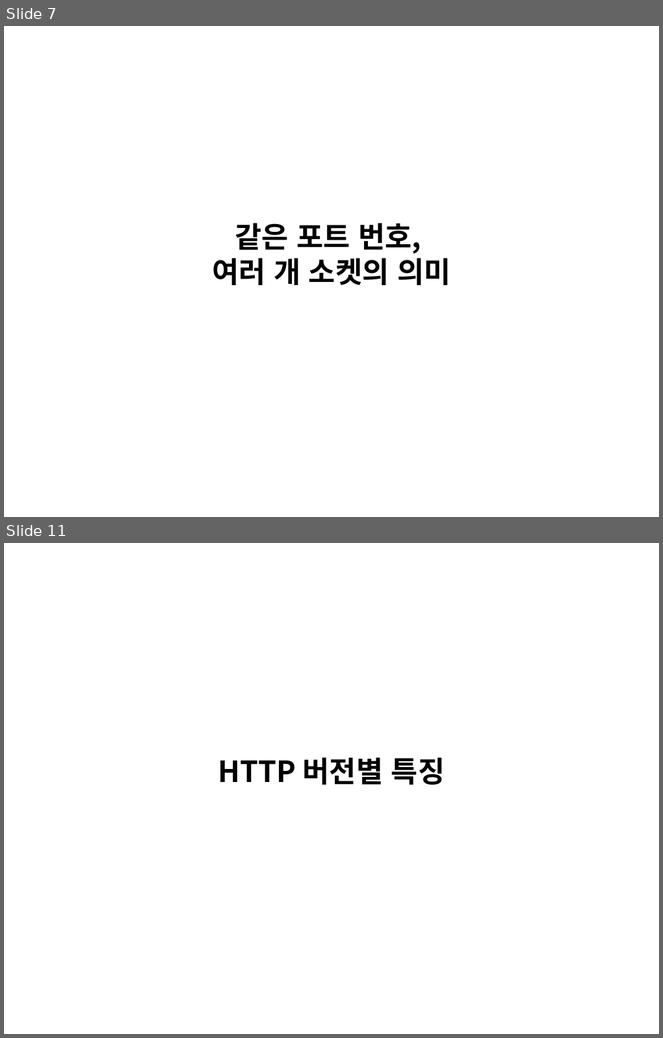
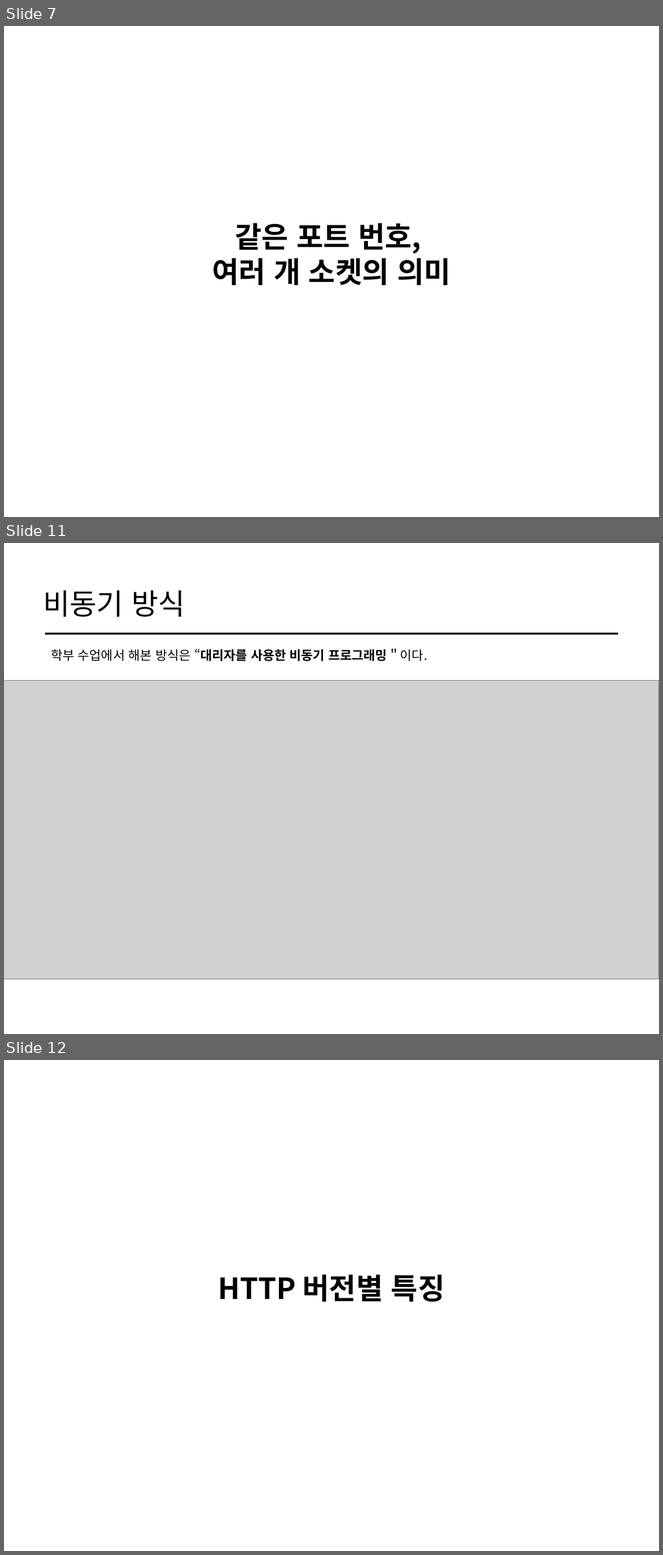
Before and after one commit to cs-study-org/cs-study, a slide deck: 16/yongki/WebServer.pptx. Shown one above the other, each under a label of ours: slides 7 and 11 before the commit, slides 7, 11 and 12 after it; the slides between them are not shown. The pictures are 663x1038 and 663x1555 pixels, drawn with LibreOffice and Linux fonts; fonts in the diff are those of the drawing; grey boxes stand for pictures. Boxes give left, top, right and bottom in pixels: in the first picture for what was removed or moved away, otherwise in the second. Text is boxed around its words. In the diff, an @@ line names an element or a change of style, - is before the commit and + after.

```diff
--- a/16/yongki/WebServer.pptx
+++ b/16/yongki/WebServer.pptx
@@ slide 11 added at (4, 543, 659, 1034), background #FFFFFF @@
@@ title added at (43, 590, 185, 617), 32 pt, text #000000 @@
+비동기 방식
@@ line added from (46, 634) to (618, 634), #000000 2 pt @@
@@ text added at (51, 648, 428, 661), 14 pt, text #000000 @@
+학부 수업에서 해본 방식은 “대리자를 사용한 비동기 프로그래밍＂이다.
@@ picture added at (4, 681, 659, 979) @@
@@ what was slide 11 is now slide 12 @@
```
Also in this commit, not shown: 5 slides changed, 1 slide removed, 2 other files.
